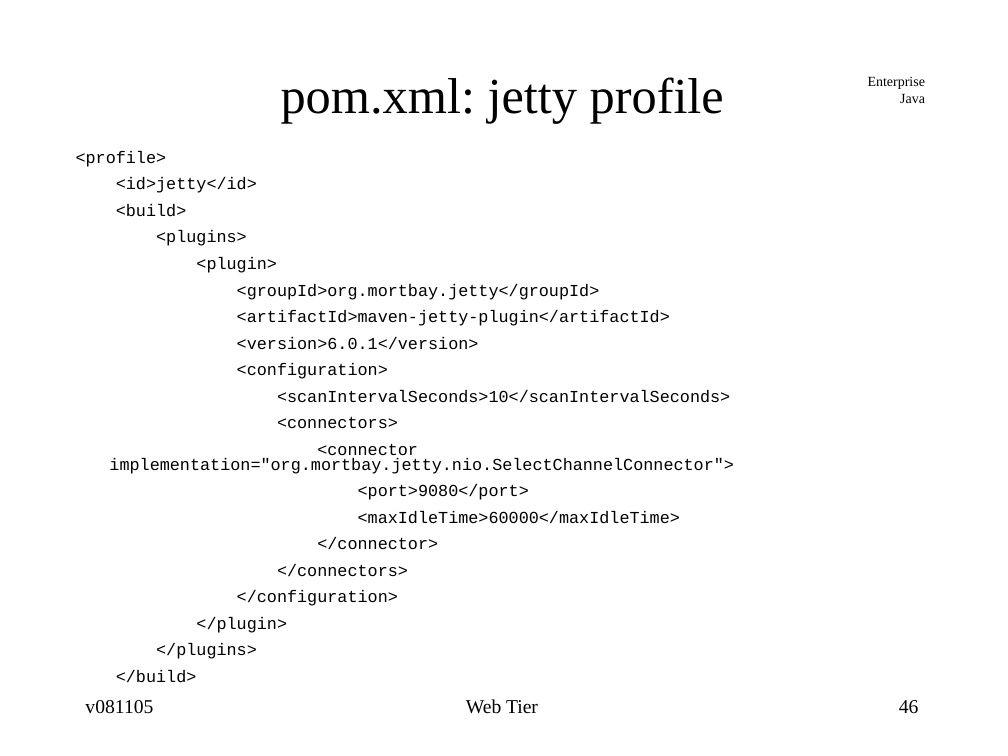
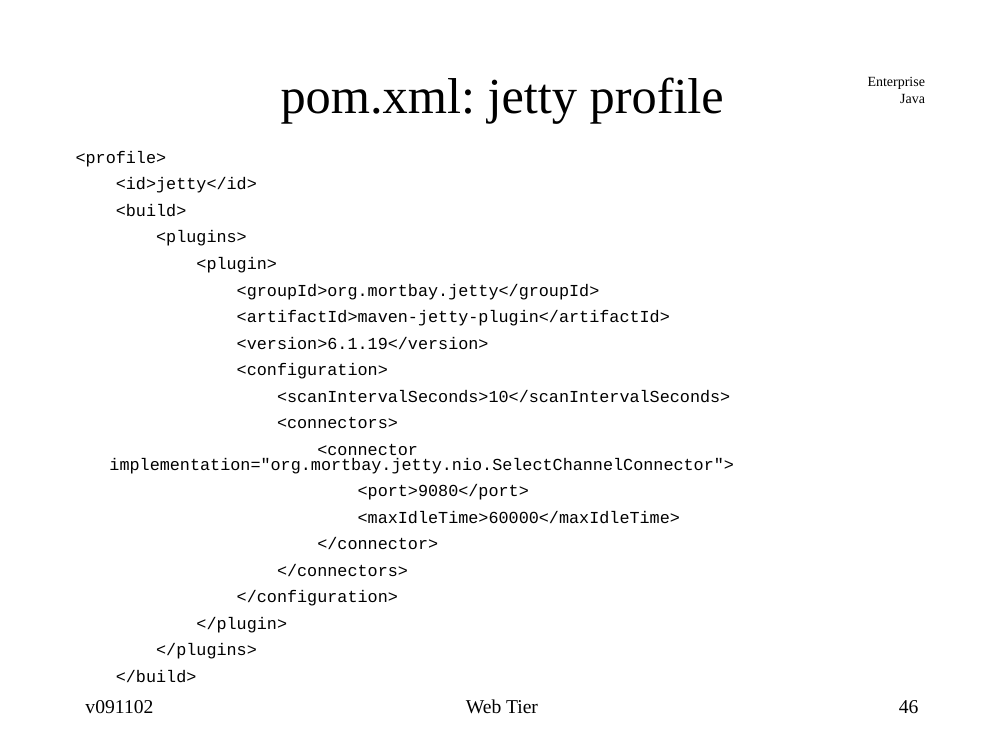
Before and after one commit to jcstaff/ejava-javaee, a slide deck: slide 46 of webtier/src/site/resources/lectures/webTier.ppt. Drawn at 1008x756 pixels with LibreOffice and Linux fonts; fonts in the diff are those of the drawing. Boxes give left, top, right and bottom in pixels: in the first picture for what was removed or moved away, otherwise in the second. Text is boxed around its words. In the diff, an @@ line names an element or a change of style, - is before the commit and + after.

```diff
--- a/webtier/src/site/resources/lectures/webTier.ppt
+++ b/webtier/src/site/resources/lectures/webTier.ppt
@@ text at (237,337,489,350): text changed @@
-<version>6.0.1</version>
+<version>6.1.19</version>
@@ text at (85,700,153,714): text changed @@
-v081105
+v091102
```
Also in this commit, not shown: 52 other slides changed, 9 other files.
